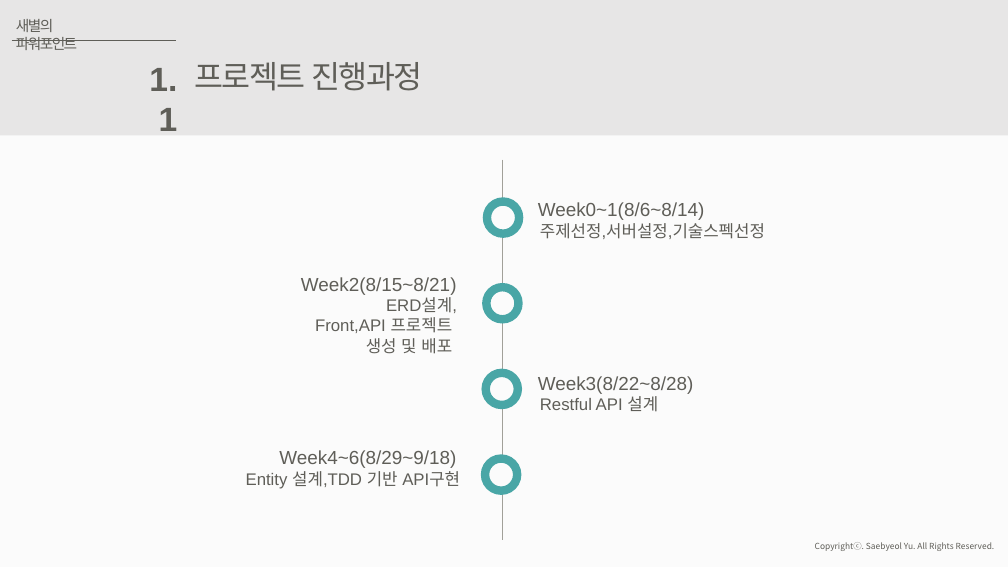
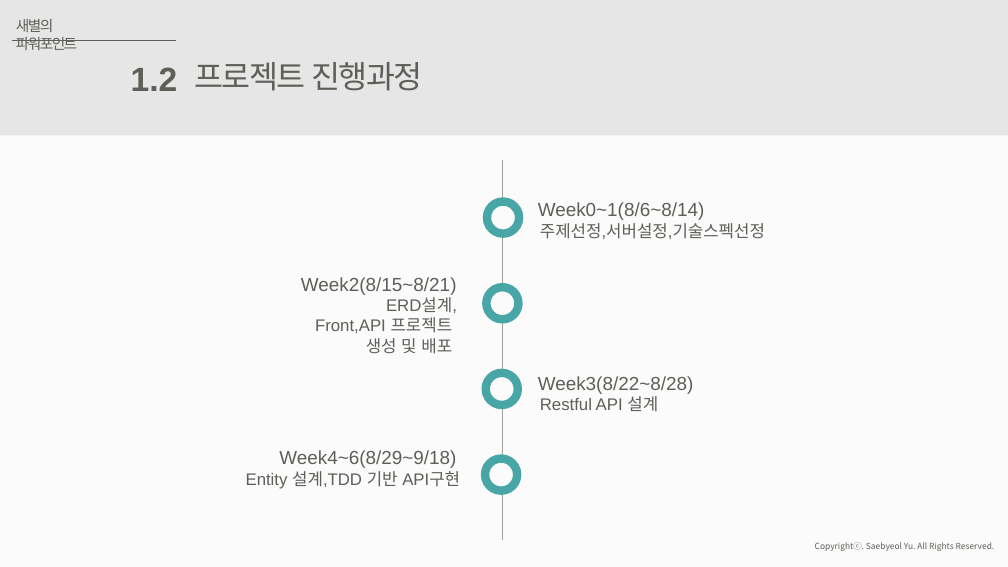
Before and after one commit to JuJinPark/interproject-process, a slide deck: slide 5 of 발표/internProject(20191010).pptx. Drawn at 1008x567 pixels with LibreOffice and Linux fonts; fonts in the diff are those of the drawing. Boxes give left, top, right and bottom in pixels: in the first picture for what was removed or moved away, otherwise in the second. Text is boxed around its words. In the diff, an @@ line names an element or a change of style, - is before the commit and + after.

```diff
--- a/발표/internProject(20191010).pptx
+++ b/발표/internProject(20191010).pptx
@@ text at <box>131,67,178,91</box>: text changed @@
-1.1
+1.2
```
Also in this commit, not shown: 2 other slides changed, 1 other file.
